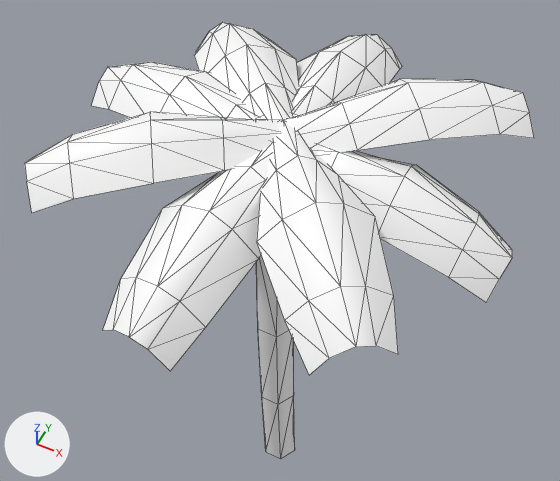
A saved change to the FBX model Assets/Models/Enviorment/Palm_Tree.fbx.
Rendered twice from a 50 mm lens placed at (0.098, -0.199, 0.307), pointed at (-0.013, 0.025, 0.028). Arrows for +X, +Y and +Z are at lower left; the lights stay in place. Mesh edges are drawn as thin lines. Where no turn or scale is listed for an object, it has been applied to the vertices.

Objects in the first picture: 'Palm_Tree'.
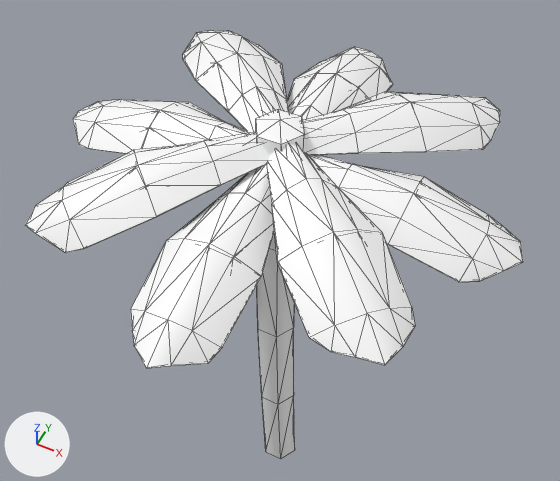
What differs and where, as boxes [x1, y1, x2, y2] in the pictures (560 x 481 px; the box of a moved part takes in the faces that stretch with it):
'Palm_Tree', reshaped, moved
    before: [25, 22, 534, 459]
    after: [26, 30, 523, 459]
part 1 of me_mesh, moved or reshaped
    before: [256, 114, 298, 459]
    after: [256, 109, 304, 459]
part 2 of me_mesh, rebuilt
    before: [316, 146, 512, 302]
    after: [309, 155, 523, 282]
part 3 of me_mesh, rebuilt (21% narrower, 15% shorter)
    before: [284, 79, 534, 153]
    after: [302, 92, 500, 155]
part 4 of me_mesh, rebuilt
    before: [194, 22, 299, 120]
    after: [183, 30, 290, 133]
part 5 of me_mesh, rebuilt
    before: [293, 34, 402, 115]
    after: [287, 47, 393, 120]
part 6 of me_mesh, rebuilt
    before: [91, 62, 258, 120]
    after: [73, 99, 248, 153]
part 7 of me_mesh, rebuilt (15% narrower, 10% shorter)
    before: [103, 143, 272, 371]
    after: [131, 164, 274, 368]
part 8 of me_mesh, rebuilt (13% shorter)
    before: [257, 120, 398, 375]
    after: [267, 143, 415, 365]
part 9 of me_mesh, built on
    before: [25, 112, 283, 213]
    after: [26, 132, 270, 253]

What the commit changed:
me_mesh is used by ob_palm_tree; location (-0.0004, 0.0032, 0.0045).
me_mesh had 231 vertices, 310 faces and spanned x -0.092..0.092, y -0.096..0.096, z -0.129..0.129.
me_mesh now has 431 vertices, 822 faces and spans x -0.097..0.097, y -0.097..0.097, z -0.125..0.125.
me_mesh part 1: the loose piece of 31 vertices spanning x -0.013..0.009, y -0.012..0.005, z -0.129..0.121 is moved by (0.001, 0.003, 0.004).
me_mesh part 2: the loose piece of 25 vertices spanning x 0.0..0.092, y -0.024..0.016, z 0.08..0.117 is rebuilt with 50 vertices and now spans x 0.005..0.097, y -0.019..0.019, z 0.092..0.113.
me_mesh part 3: the loose piece of 25 vertices spanning x -0.001..0.084, y -0.011..0.065, z 0.105..0.129 is rebuilt with 50 vertices and now spans x -0.002..0.069, y -0.002..0.073, z 0.101..0.121.
me_mesh part 4: the loose piece of 25 vertices spanning x -0.072..0.007, y -0.009..0.072, z 0.094..0.123 is rebuilt with 50 vertices and now spans x -0.073..0.002, y -0.002..0.069, z 0.101..0.121.
me_mesh part 5: the loose piece of 25 vertices spanning x -0.02..0.021, y 0.003..0.096, z 0.087..0.117 is rebuilt with 50 vertices and now spans x -0.019..0.019, y 0.005..0.097, z 0.092..0.113.
me_mesh part 6: the loose piece of 25 vertices spanning x -0.092..0.002, y -0.015..0.027, z 0.093..0.12 is rebuilt with 50 vertices and now spans x -0.097..-0.005, y -0.019..0.019, z 0.092..0.113.
me_mesh part 7: the loose piece of 25 vertices spanning x -0.025..0.016, y -0.096..-0.003, z 0.085..0.117 is rebuilt with 50 vertices and now spans x -0.019..0.019, y -0.097..-0.005, z 0.092..0.113.
me_mesh part 8: the loose piece of 25 vertices spanning x -0.004..0.071, y -0.084..0.001, z 0.099..0.126 is rebuilt with 50 vertices and now spans x -0.002..0.073, y -0.069..0.002, z 0.101..0.121.
Part 9, on me_mesh:
24 vertices are removed from x -0.083..0.005, y -0.063..0.001, z 0.101..0.127.
32 faces are deleted.
1 vertex moves within x -0.067, y -0.07, z 0.103.
49 vertices are added at x -0.069..0.002, y -0.073..0.002, z 0.101..0.121.
96 new faces join them.
Object 'Palm_Tree' (ob_palm_tree) moves from (-0.0004, 0.0032, 0.0045) to (-0.0012, 0.0, 0.0).
